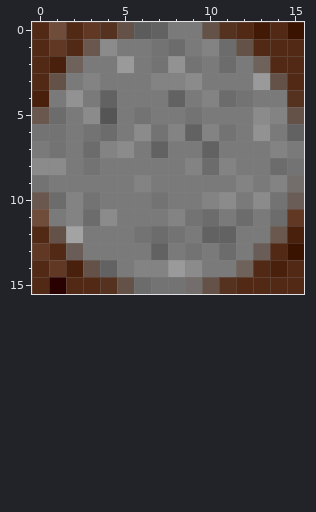
Two versions of one pixel-art sprite, BoulderDash/img/rock.png. The picture above is the old version.
The file is 16x16 pixels. Colours within 5 levels of each other are drawn and written as one.
New version:
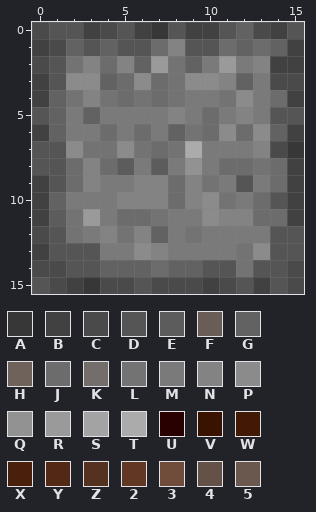
Palette (. is transparent): A #373737  B #414141  C #4a4a4a  D #555555  E #5c5c5c  F #6a5c56  G #626262  H #6f625b  J #6c6c6c  K #736e6c  L #737373  M #7a7a7a  N #838383  P #8b8b8b  Q #929292  R #9a9a9a  S #a3a3a3  T #ababab  U #290100  V #3a1200  W #411905  X #48200c  Y #512915  Z #55311f  2 #603824  3 #704c3a  4 #645249  5 #6a584f
What changed:
Changed rows in their new state; - is an unchanged pixel.
first column x 0:
 0 CDDBCDBADBBDGCBD
 1 BCGDGDDJNDD-GJGB
 2 CDLNJNGRLG-R-NBB
 3 BDPPGJPJL-PNGMCC
 4 BGLNLJLJL-MLP-JB
 5 DG-GM-M-NMJ-NMDD
 6 BG-M--JMGLJPJPGB
 7 DDPLL-LJLTM--NCA
 8 DDJNJE-E-QMJJL-B
 9 BDJN---NJNL-D-JB
10 BGMM-NNNJNPL-JDB
11 BELRMJJLMMPNNJ-B
12 CDL-NLNGMLMM--DD
13 BDDD--PN-M-MLPDD
14 CCDD-GGJGGDDLDDC
15 DCBACCDCCCBCDBDC
Changed places in both pictures, as pixel boxes (x1, y1, x2, y2):
changed: (32, 22, 304, 294)
